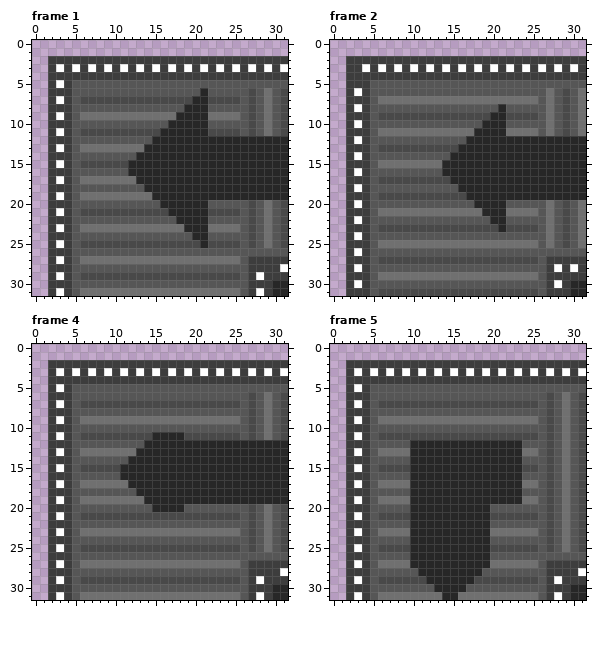
One commit to this pixel-art file: Assets/Sprites/Conveyors/left down down curve conv.aseprite. The picture above was drawn from the file before the commit.
32x32 pixels, 11 frames. Shown: frame 1, frame 2, frame 4, frame 5. The commit also changed other frames, which this record leaves out.
Now the later version:
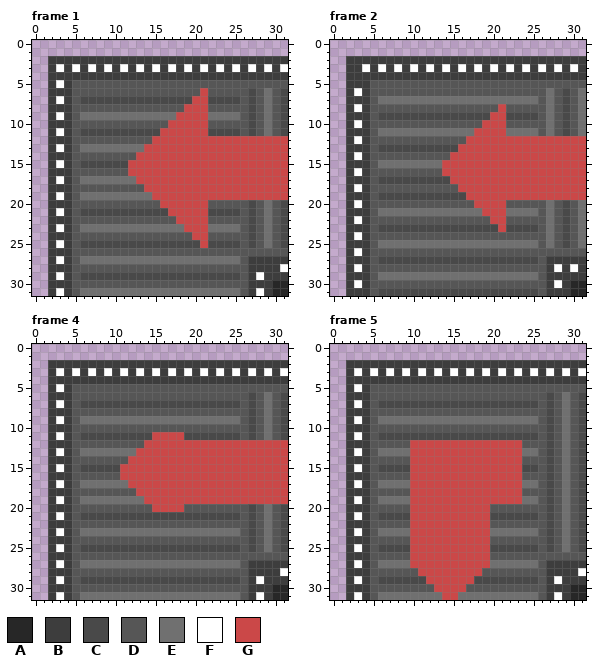
Palette (. is transparent): A #272727  B #3d3d3d  C #494949  D #565656  E #707070  F #ffffff  G #cb4848
From old to new:
Frame 1, layer "Layer 7":
The edit turns colour A into colour G in row 6 at x 21; in row 7 at x 20 to 21; in row 8 at x 19 to 21; in row 9 at x 18 to 21; in row 10 at x 17 to 21; in row 11 at x 16 to 21.
The edit turns colour A into colour G in row 12 at x 15 to 31; in row 13 at x 14 to 31; in row 14 at x 13 to 31; in rows 15 to 16 at x 12 to 31; in row 17 at x 13 to 31; in row 18 at x 14 to 31.
The edit turns colour A into colour G in row 19 at x 15 to 31; in row 20 at x 16 to 21; in row 21 at x 17 to 21; in row 22 at x 18 to 21; in row 23 at x 19 to 21; in row 24 at x 20 to 21.
The edit turns colour A into colour G in row 25 at x 21.
Frame 2, layer "Layer 7":
The edit turns colour A into colour G in row 8 at x 21; in row 9 at x 20 to 21; in row 10 at x 19 to 21; in row 11 at x 18 to 21; in row 12 at x 17 to 31; in row 13 at x 16 to 31.
The edit turns colour A into colour G in row 14 at x 15 to 31; in rows 15 to 16 at x 14 to 31; in row 17 at x 15 to 31; in row 18 at x 16 to 31; in row 19 at x 17 to 31; in row 20 at x 18 to 21.
The edit turns colour A into colour G in row 21 at x 19 to 21; in row 22 at x 20 to 21; in row 23 at x 21.
Frame 4, layer "Layer 7":
The edit turns colour A into colour G in row 11 at x 15 to 18; in row 12 at x 14 to 31; in row 13 at x 13 to 31; in row 14 at x 12 to 31; in rows 15 to 16 at x 11 to 31; in row 17 at x 12 to 31.
The edit turns colour A into colour G in row 18 at x 13 to 31; in row 19 at x 14 to 31; in row 20 at x 15 to 18.
Frame 5, layer "Layer 7":
The edit turns colour A into colour G in rows 12 to 19 at x 10 to 23; in rows 20 to 27 at x 10 to 19; in row 28 at x 11 to 18; in row 29 at x 12 to 17; in row 30 at x 13 to 16; in row 31 at x 14 to 15.
Pixel boxes of the changes (left, top, right, bottom) in both pictures:
changed: (128, 88, 288, 248)
changed: (442, 104, 586, 232)
changed: (120, 432, 288, 512)
changed: (410, 440, 522, 600)
